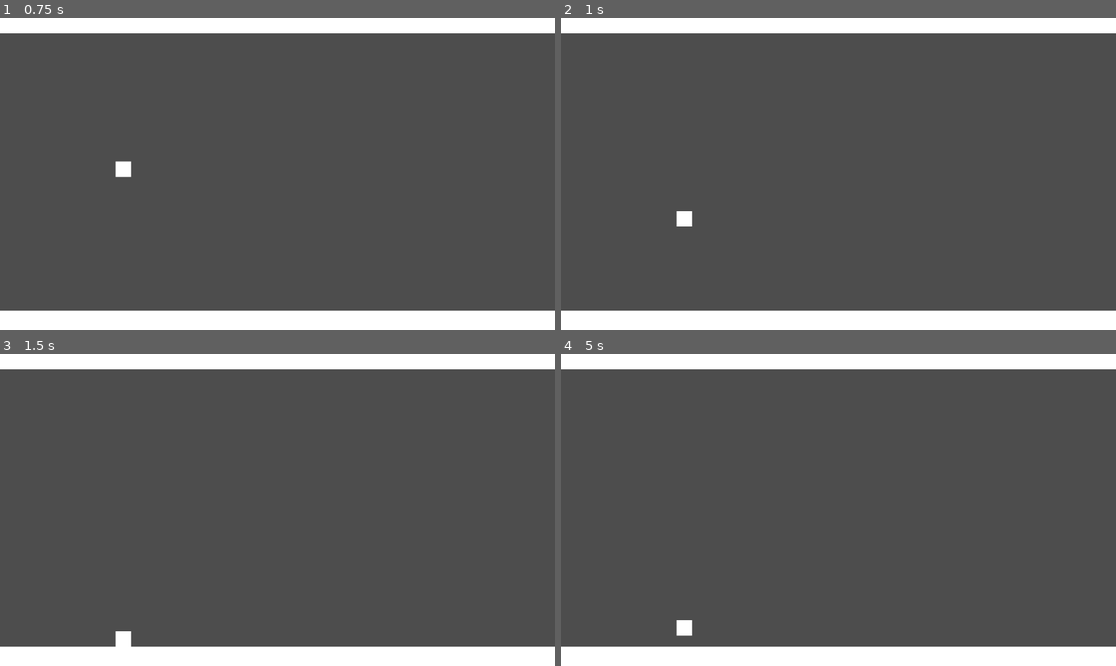
Above: before the commit, frames 1-4 (two rows, left to right).
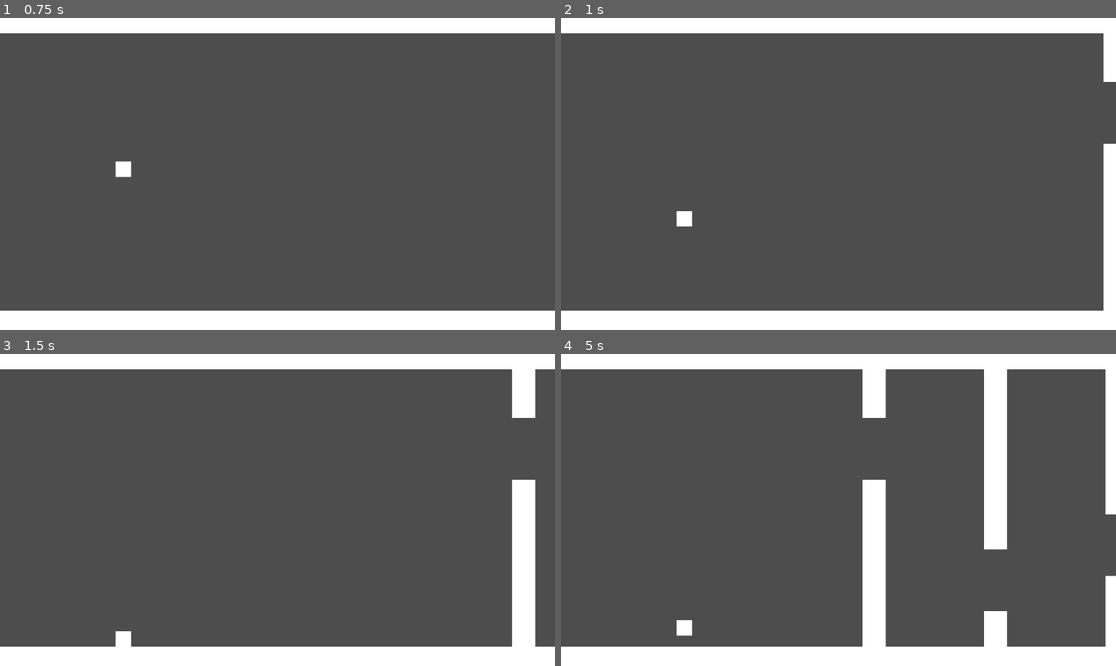
Above: after the commit, the same moments.

Repository: Modailun/flappy-bird-clone
Game: Godot game, scene res://Scenes/main_menu.tscn
The game is run twice, just before and just after one commit, with the same random seed, the same clock (stepped at 60 frames per second) and the same inputs.
Inputs (mouse positions are in pixels of both pictures, inside the frame that each line leads up to):
- Up to frame 1 (0.75 s): click "Start Game" at 0.5 s
- Up to frame 2 (1 s): no input
- Up to frame 3 (1.5 s): move the mouse to (399, 494) at 1.27 s
- Up to frame 4 (5 s): click (960, 494) at 1.52 s; move the mouse to (727, 525) at 2.02 s; click (727, 525) at 2.27 s; move the mouse to (894, 441) at 2.77 s; move the mouse to (810, 572) at 3.52 s; click (810, 572) at 3.77 s; move the mouse to (1005, 556) at 4.27 s; click (1005, 556) at 4.52 s

Frame 1 is identical in both runs. In frame 2, 1.6% of the frame differs, in the area x 97-100%, y 4-94%; in frame 3, 2.9%; in frame 4, 7.3%, in the area x 54-100%, y 4-94%.

Commit message:
Trying to fix animations and add score system

Diff:
--- a/Scenes/game.tscn
+++ b/Scenes/game.tscn
@@ -8,6 +8,9 @@
 
 [node name="GameManager" type="Node" parent="."]
 script = ExtResource("1_3dryh")
+
+[node name="Timer" type="Timer" parent="GameManager"]
+wait_time = 2.0
 
 [node name="Bird" parent="." instance=ExtResource("2_qxrlw")]
 position = Vector2(256, 296)
@@ -20,3 +23,5 @@
 [node name="Floor2" parent="Limits" instance=ExtResource("1_ebmjs")]
 position = Vector2(576, 32)
 rotation = -3.14159
+
+[connection signal="timeout" from="GameManager/Timer" to="GameManager" method="_on_timer_timeout"]
--- a/Scenes/pipes.tscn
+++ b/Scenes/pipes.tscn
@@ -10,7 +10,7 @@
 size = Vector2(48, 896)
 
 [sub_resource type="RectangleShape2D" id="RectangleShape2D_ws3sl"]
-size = Vector2(48, 1920)
+size = Vector2(1920, 48.0043)
 
 [sub_resource type="Animation" id="Animation_7ktcp"]
 resource_name = "Loop"
@@ -40,11 +40,14 @@
 [node name="Point" type="Area2D" parent="."]
 
 [node name="CollisionShape2D" type="CollisionShape2D" parent="Point"]
+rotation = -1.57079
 shape = SubResource("RectangleShape2D_ws3sl")
+one_way_collision_margin = 0.0
 
 [node name="AnimationPlayer" type="AnimationPlayer" parent="."]
 libraries = {
 &"": SubResource("AnimationLibrary_ws3sl")
 }
 
+[connection signal="body_entered" from="Point" to="." method="_on_point_body_entered"]
 [connection signal="body_exited" from="Point" to="." method="_on_point_body_exited"]
--- a/Scripts/game_manager.gd
+++ b/Scripts/game_manager.gd
@@ -1,6 +1,11 @@
 extends Node
 
+var max_pipes : int = 5
+var created_pipes : int = 0
+var pipes_scene : Resource = preload("res://scenes/pipes.tscn")
+
 @onready var animation_player: AnimationPlayer = $"../EveryPipes/Pipes/AnimationPlayer"
+@onready var timer: Timer = $Timer
 
 func _ready() -> void:
 	print("game manager ready")
@@ -12,11 +17,24 @@
 	#animation.length = 10.0
 	#animation.loop_mode = Animation.LOOP_LINEAR
 	#animation_player.play("Loop")
-	for i in range(5):  # Crée 5 objets
-		var objet = preload("res://scenes/pipes.tscn").instantiate()
-		objet.global_position.y = randf_range(160, 480)
-		objet.global_position.x = 1200
-		add_child(objet)
+	create_pipes()
+
 
 func _process(delta: float) -> void:
 	pass
+
+func create_pipes():
+	if created_pipes < max_pipes:
+		print("pipe created")
+		var pipes = pipes_scene.instantiate()
+		var tween = create_tween()
+		pipes.global_position.y = randf_range(160, 480)
+		pipes.global_position.x = 1200
+		add_child(pipes)
+		tween.set_loops()
+		tween.tween_property(pipes, "position",Vector2(-50, pipes.global_position.y), 10)
+		created_pipes += 1
+		timer.start()
+
+func _on_timer_timeout() -> void:
+	create_pipes()
--- a/Scripts/pipes.gd
+++ b/Scripts/pipes.gd
@@ -1,19 +1,41 @@
 extends AnimatableBody2D
+
+var once : bool = false
+var score : bool = false
+var points : int = 0
 
 @onready var animation_player: AnimationPlayer = $AnimationPlayer
 
 func _ready() -> void:
 	print("pipes ready")
 
-	var animation = animation_player.get_animation("Loop")
-	var track_index = animation.add_track(Animation.TYPE_VALUE)
-	animation.track_set_path(track_index,".:global_position:x")
-	animation.track_insert_key(track_index, 0.0, 1200)
-	animation.track_insert_key(track_index, 10.0, -50)
-	animation.length = 10.0
-	animation.loop_mode = Animation.LOOP_LINEAR
-	animation_player.play("Loop")
+	#var animation = Animation.new()
+	#animation.length = 10.0
+	#animation.loop_mode = Animation.LOOP_LINEAR
+	#
+	#var track_index = animation.add_track(Animation.TYPE_VALUE)
+	#animation.track_set_path(track_index,".:global_position:x")
+	#animation.track_insert_key(track_index, 0.0, global_position.x)
+	#animation.track_insert_key(track_index, 10.0, -50)
+	#
+	#var animPlayer = AnimationPlayer.new()
+	#add_child(animPlayer)
+	#animPlayer.add_animation("pipes", animation)
+	#
+	#animPlayer.play("pipes")
+
+func _process(delta: float) -> void:
+	if score:
+		++points
+		print("score = ", points)
+		score = false
+
+func _on_point_body_entered(body: Node2D) -> void:
+	if body.is_class("RigidBody2D") and !once:
+		once = true
+		#print("entered +1 point")
 
 func _on_point_body_exited(body: Node2D) -> void:
-	if body.is_class("RigidBody2D"):
-		print("+1 point")
+	if body.is_class("RigidBody2D") and once:
+		score = true
+		#print("exited +1 point")
